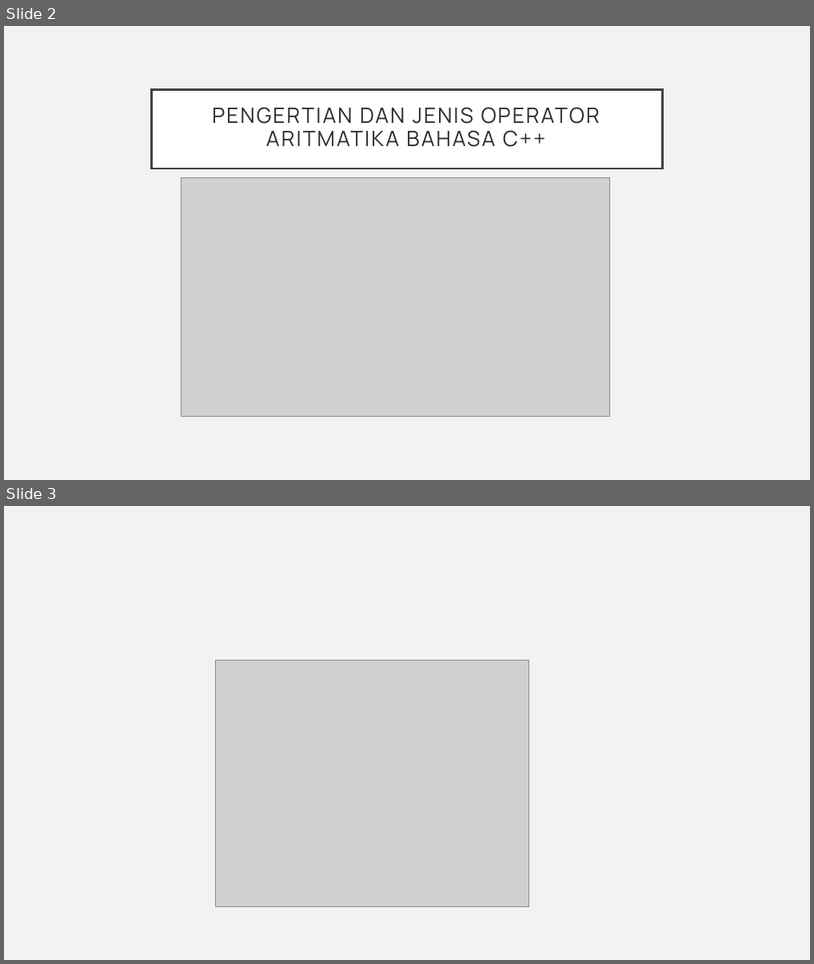
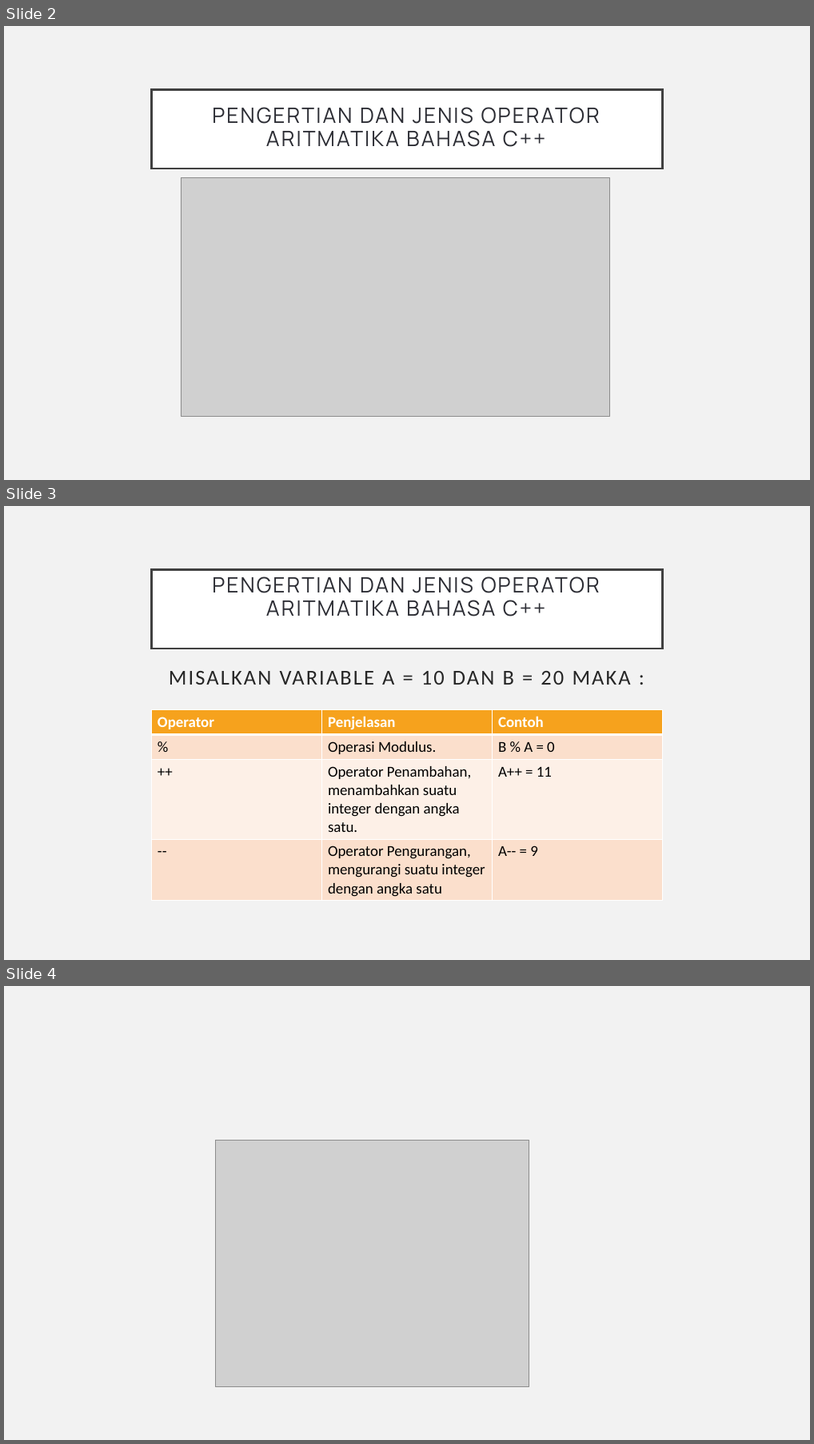
Before and after one commit to adithairun/materi-cpp, a slide deck: dunia ilkom/5 Jenis-jenis Operator Aritmatika Bahasa C++.pptx. Shown one above the other, each under a label of ours: slides 2 and 3 before the commit, slides 2, 3 and 4 after it. The pictures are 814x964 and 814x1444 pixels, drawn with LibreOffice and Linux fonts; fonts in the diff are those of the drawing; grey boxes stand for pictures. Boxes give left, top, right and bottom in pixels: in the first picture for what was removed or moved away, otherwise in the second. Text is boxed around its words. In the diff, an @@ line names an element or a change of style, - is before the commit and + after.

```diff
--- a/dunia ilkom/5 Jenis-jenis Operator Aritmatika Bahasa C++.pptx
+++ b/dunia ilkom/5 Jenis-jenis Operator Aritmatika Bahasa C++.pptx
@@ slide 3 added at (4, 506, 810, 960), background #F2F2F2 @@
@@ title added at (152, 569, 662, 648), fill #FFFFFF, outline #404040 2.5 pt, 25.2 pt, text #2B2C33 @@
+PENGERTIAN DAN JENIS OPERATOR ARITMATIKA BAHASA C++
+MISALKAN VARIABLE A = 10 DAN B = 20 MAKA :
@@ table added at (152, 710, 663, 900), 4 rows, 3 columns @@
+Operator | Penjelasan | Contoh
+% | Operasi Modulus. | B % A = 0
+++ | Operator Penambahan, menambahkan suatu integer dengan angka satu. | A++ = 11
+-- | Operator Pengurangan, mengurangi suatu integer dengan angka satu | A-- = 9
@@ what was slide 3 is now slide 4 @@
```
Also in this commit, not shown: 2 other slides added, 4 other files.
